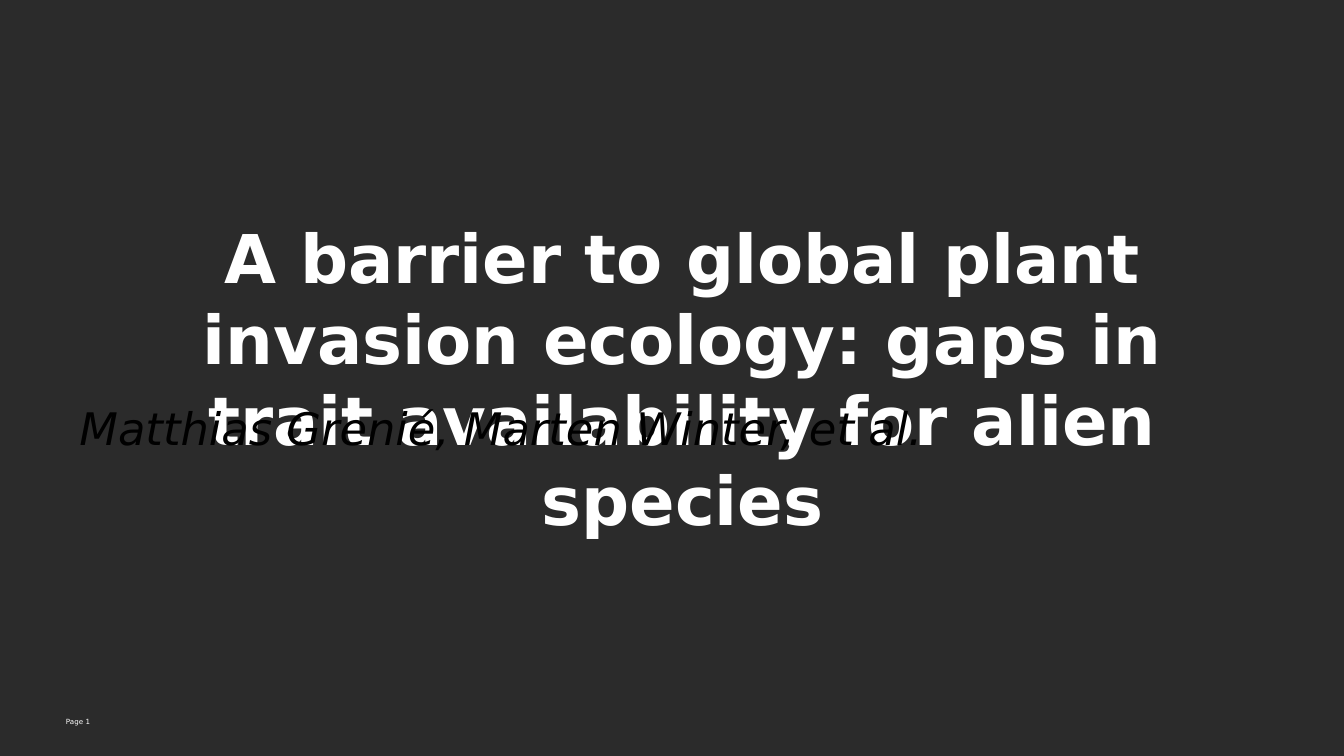
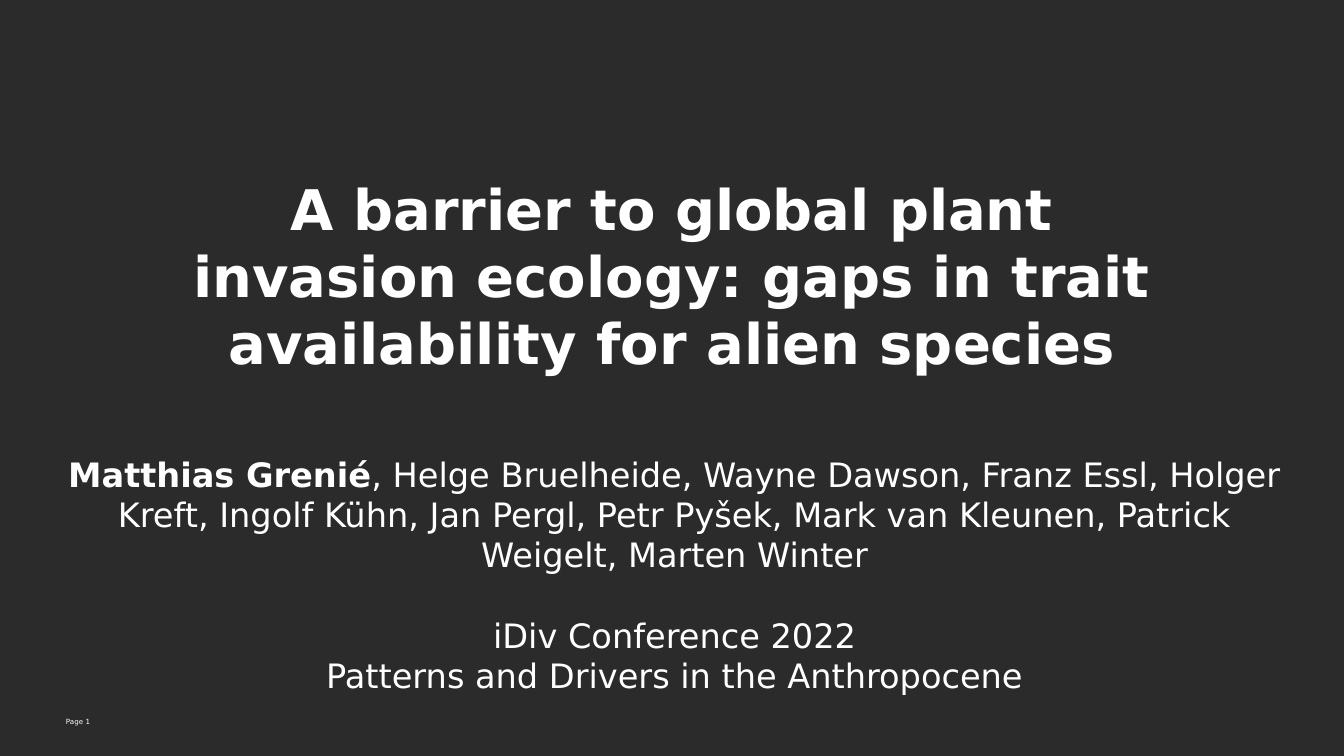
Before and after one commit to Rekyt/alientraitgaps, a slide deck: slide 1 of inst/presentations/idiv_conference_22_alien_trait_gaps.odp. Drawn at 1344x756 pixels with LibreOffice and Linux fonts; fonts in the diff are those of the drawing; background and template pictures are left out; a plain dark background stands for a picture behind light text. Boxes give left, top, right and bottom in pixels: in the first picture for what was removed or moved away, otherwise in the second. Text is boxed around its words. In the diff, an @@ line names an element or a change of style, - is before the commit and + after.

```diff
--- a/inst/presentations/idiv_conference_22_alien_trait_gaps.odp
+++ b/inst/presentations/idiv_conference_22_alien_trait_gaps.odp
@@ text "A barrier to global plant ...": place and size @@
-text "A barrier to global plant ..." at (203,232,1161,539)
+text "A barrier to global plant ..." at (194,187,1149,376)
@@ text "A barrier to global plant ..." at (194,187,1149,376): size 36 to 30 pt @@
@@ text removed at (79,409,922,455) @@
-Matthias Grenié, Marten Winter, et al.
@@ text added at (68,460,1280,695), 18 pt, text #FFFFFF @@
+Matthias Grenié, Helge Bruelheide, Wayne Dawson, Franz Essl, Holger Kreft, Ingolf Kühn, Jan Pergl, Petr Pyšek, Mark van Kleunen, Patrick Weigelt, Marten Winter
+iDiv Conference 2022
+Patterns and Drivers in the Anthropocene
```
Also in this commit, not shown: 1 other slide changed.
